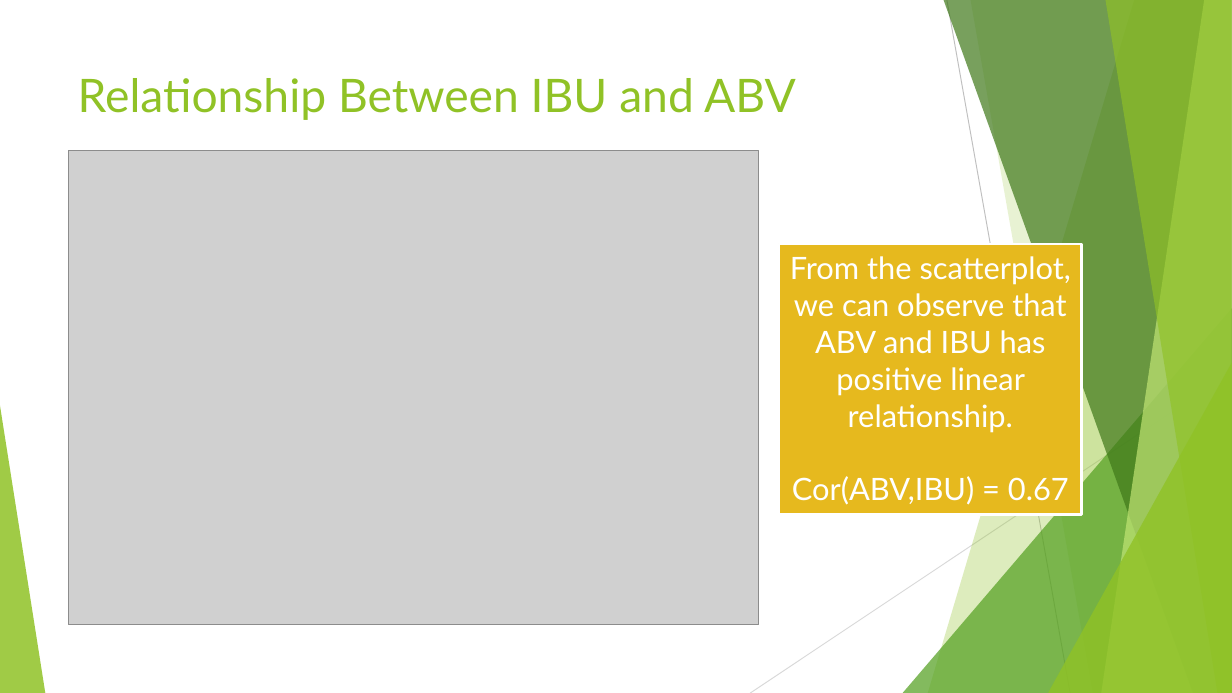
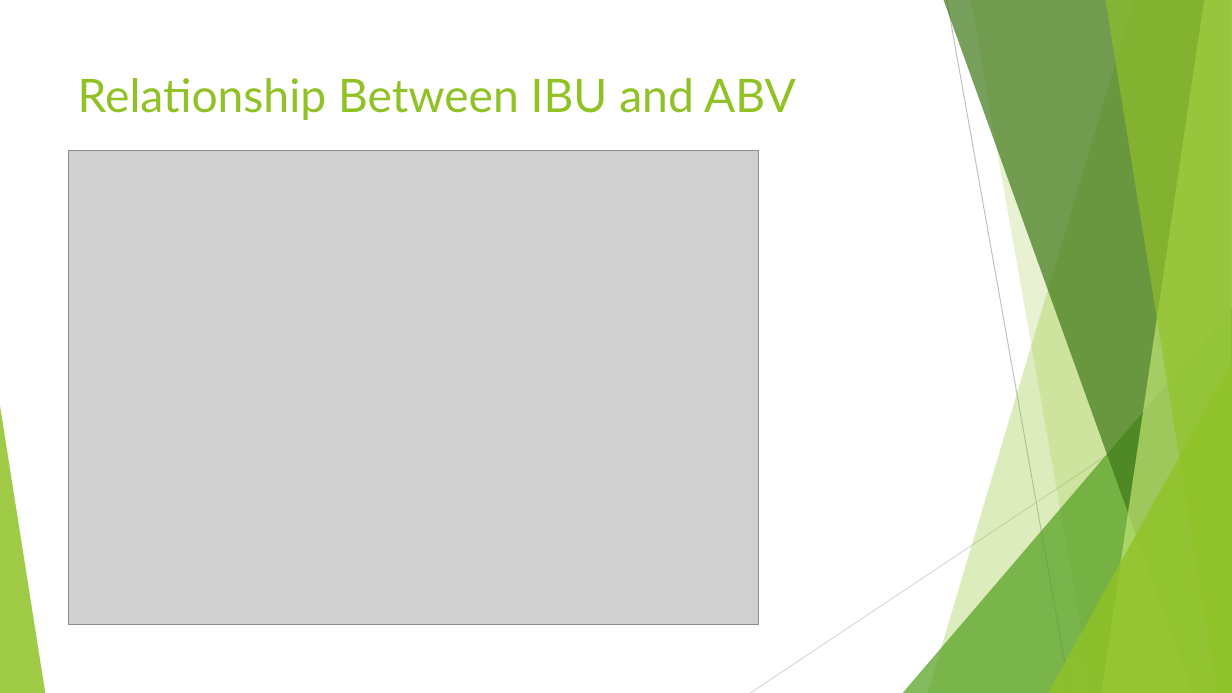
Before and after one commit to Omehrpour/R_proj_beer_market-, a slide deck: slide 16 of CaseStudy01.pptx (slide 10 before the commit). Drawn at 1232x693 pixels with LibreOffice and Linux fonts; fonts in the diff are those of the drawing; grey boxes stand for pictures. Boxes give left, top, right and bottom in pixels: in the first picture for what was removed or moved away, otherwise in the second. Text is boxed around its words. In the diff, an @@ line names an element or a change of style, - is before the commit and + after.

```diff
--- a/CaseStudy01.pptx
+++ b/CaseStudy01.pptx
@@ rectangle removed at (x1=779, y1=244, x2=1082, y2=515) @@
-From the scatterplot, we can observe that ABV and IBU has positive linear relationship.
-Cor(ABV,IBU) = 0.67
```
Also in this commit, not shown: 2 other slides changed, 14 slides added, 1 slide removed.
